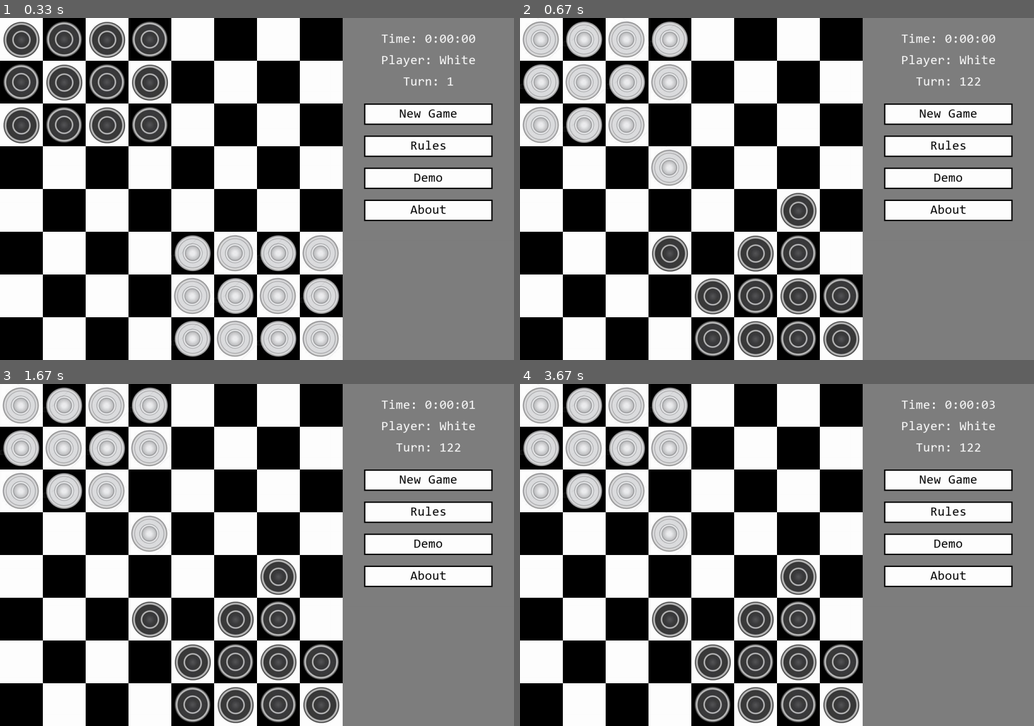
Above: before the commit, frames 1-4 (two rows, left to right).
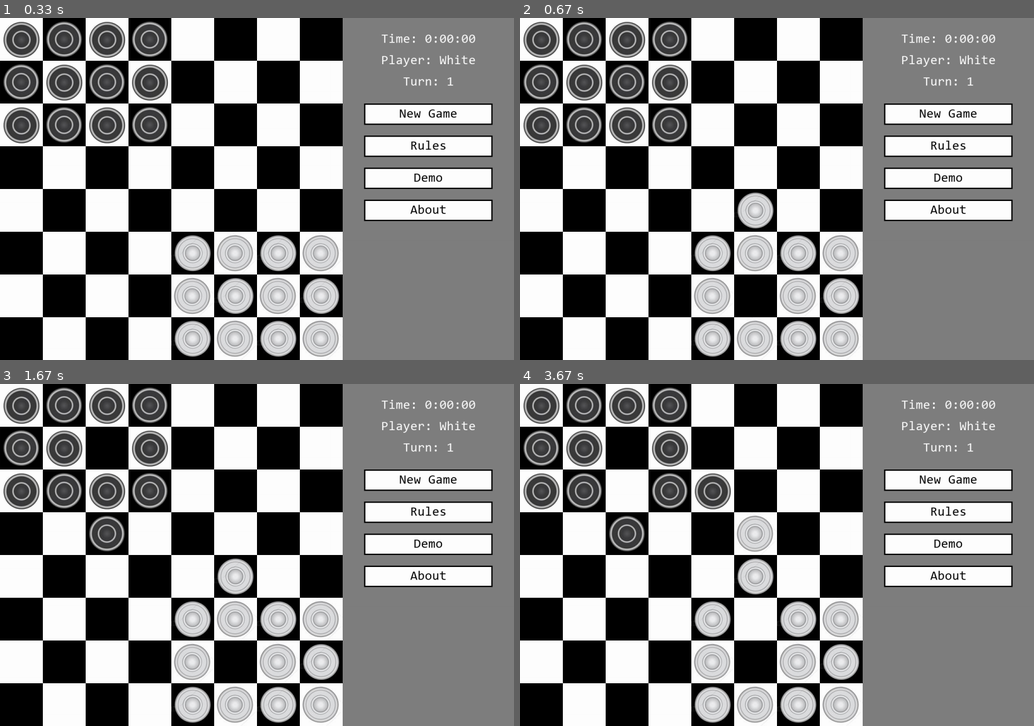
Above: after the commit, the same moments.

Repository: Andrei-Vlasov/Pygame-Ugolki
Game: pygame game, started from main.py
Two runs of this game, one before a commit and one after it. Both use one fixed random seed, a clock stepped at 60 frames per second and the inputs below.
Inputs (mouse positions are in pixels of both pictures, inside the frame that each line leads up to):
- Up to frame 1 (0.33 s): no input
- Up to frame 2 (0.67 s): click (941, 178) at 0.42 s
- Up to frame 3 (1.67 s): no input
- Up to frame 4 (3.67 s): no input

Frame 1 is identical in both runs. In frame 2, 16% of the frame differs, in the area x 0-90%, y 1-100%; in frame 3, 16%; in frame 4, 18%, in the area x 0-93%, y 1-100%.

Commit message:
fixed the fix

Diff:
--- a/main.py
+++ b/main.py
@@ -167,7 +167,6 @@
         self.base = None
         self.visited = []
         self._start_time = pygame.time.get_ticks()
-        self.widget()
 
     def next_turn(self):
         self.base = None
@@ -204,7 +203,7 @@
 
                 self.tile_list.update()
                 pygame.display.update()
-                pygame.time.wait(0)
+                pygame.time.wait(500)
 
     def win(self):  # check if game is over
         black_stack = 0
